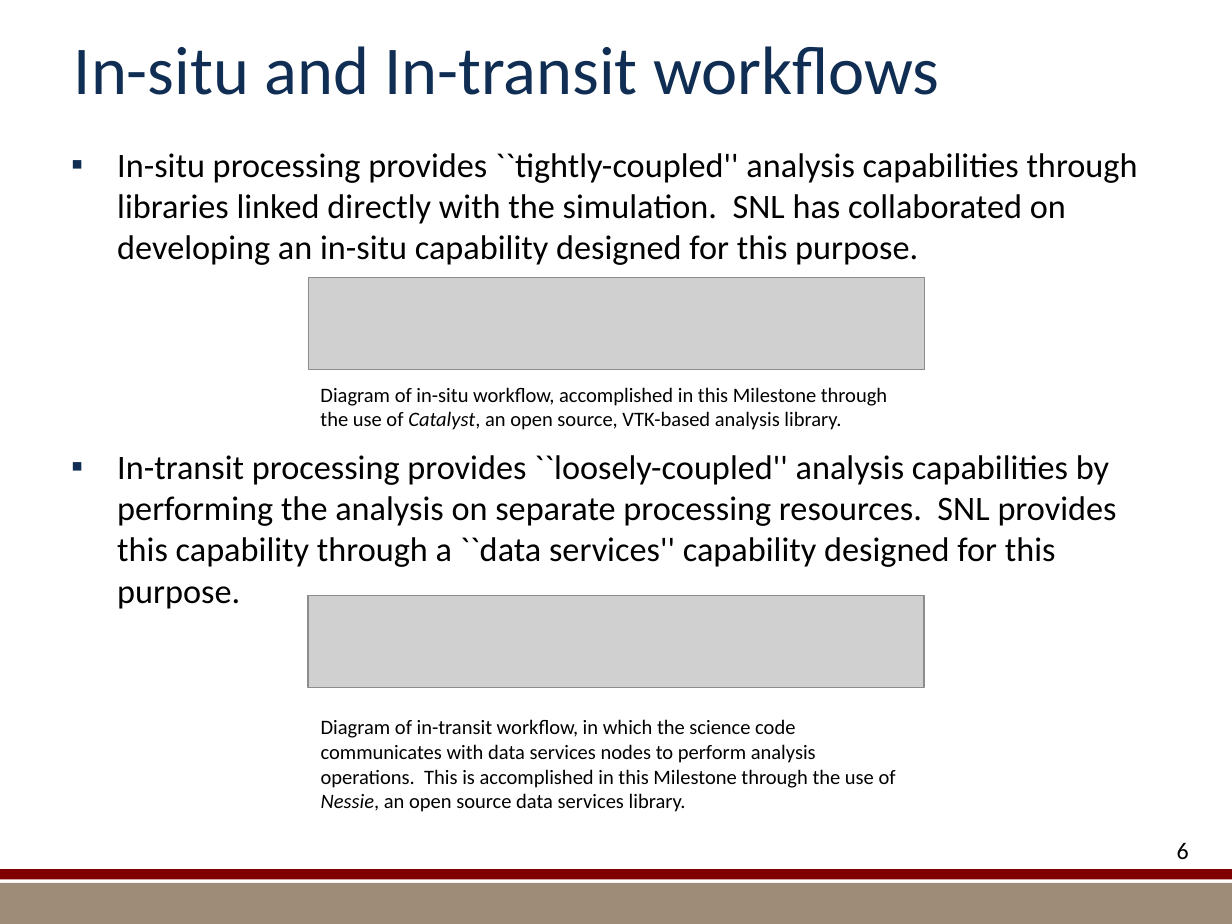
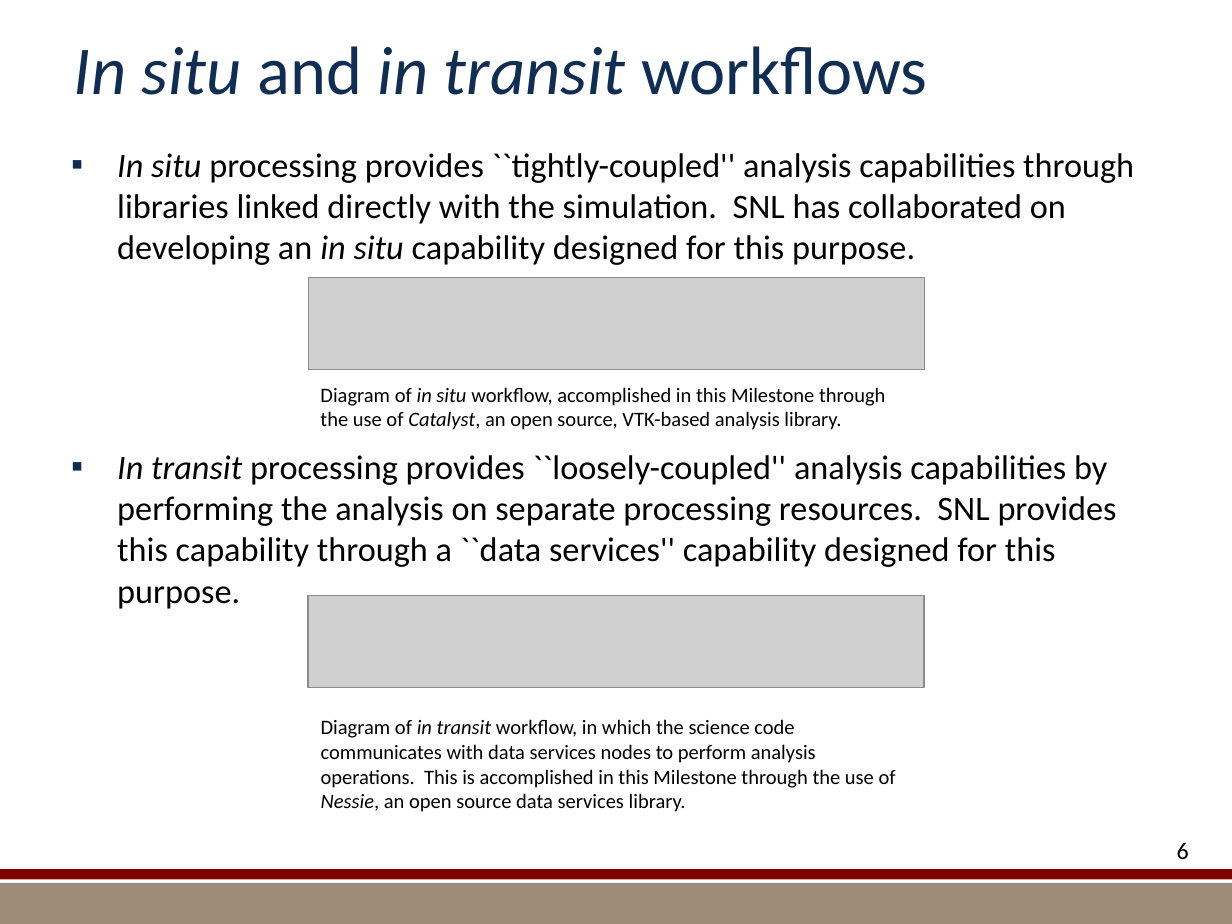
Before and after one commit to kmorel-papers/MilestoneFY13, a slide deck: slide 6 of Summary/SummarySlides.pptx. Drawn at 1232x924 pixels with LibreOffice and Linux fonts; fonts in the diff are those of the drawing; grey boxes stand for pictures; background and template pictures are left out. Boxes give left, top, right and bottom in pixels: in the first picture for what was removed or moved away, otherwise in the second. Text is boxed around its words. In the diff, an @@ line names an element or a change of style, - is before the commit and + after.

Commit message:
Make use of in situ and in transit words consistent.
In all cases they are not hyphenated and italicized.

```diff
--- a/Summary/SummarySlides.pptx
+++ b/Summary/SummarySlides.pptx
@@ title at (x1=74, y1=46, x2=927, y2=95): text changed; italic on @@
-In-situ and In-transit workflows
+In situ and in transit workflows
@@ text at (x1=117, y1=153, x2=1134, y2=609): text changed @@
-▪ In-situ processing provides ``tightly-coupled'' analysis capabilities through libraries linked directly with the simulation. SNL has collaborated on developing an in-situ capability designed for this purpose.
-▪ In-transit processing provides ``loosely-coupled'' analysis capabilities by performing the analysis on separate processing resources. SNL provides this capability through a ``data services'' capability designed for this purpose.
+▪ In situ processing provides ``tightly-coupled'' analysis capabilities through libraries linked directly with the simulation. SNL has collaborated on developing an in situ capability designed for this purpose.
+▪ In transit processing provides ``loosely-coupled'' analysis capabilities by performing the analysis on separate processing resources. SNL provides this capability through a ``data services'' capability designed for this purpose.
@@ text at (x1=320, y1=387, x2=885, y2=430): text changed @@
-Diagram of in-situ workflow, accomplished in this Milestone through the use of Catalyst, an open source, VTK-based analysis library.
+Diagram of in situ workflow, accomplished in this Milestone through the use of Catalyst, an open source, VTK-based analysis library.
@@ text at (x1=321, y1=719, x2=896, y2=812): text changed @@
-Diagram of in-transit workflow, in which the science code communicates with data services nodes to perform analysis operations. This is accomplished in this Milestone through the use of Nessie, an open source data services library.
+Diagram of in transit workflow, in which the science code communicates with data services nodes to perform analysis operations. This is accomplished in this Milestone through the use of Nessie, an open source data services library.
```
Also in this commit, not shown: 12 other slides changed.
